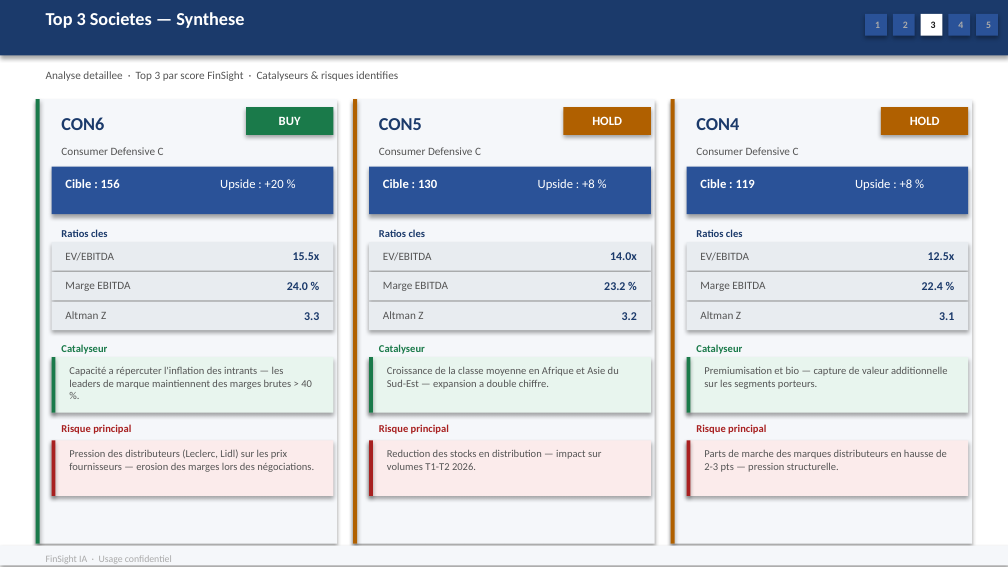
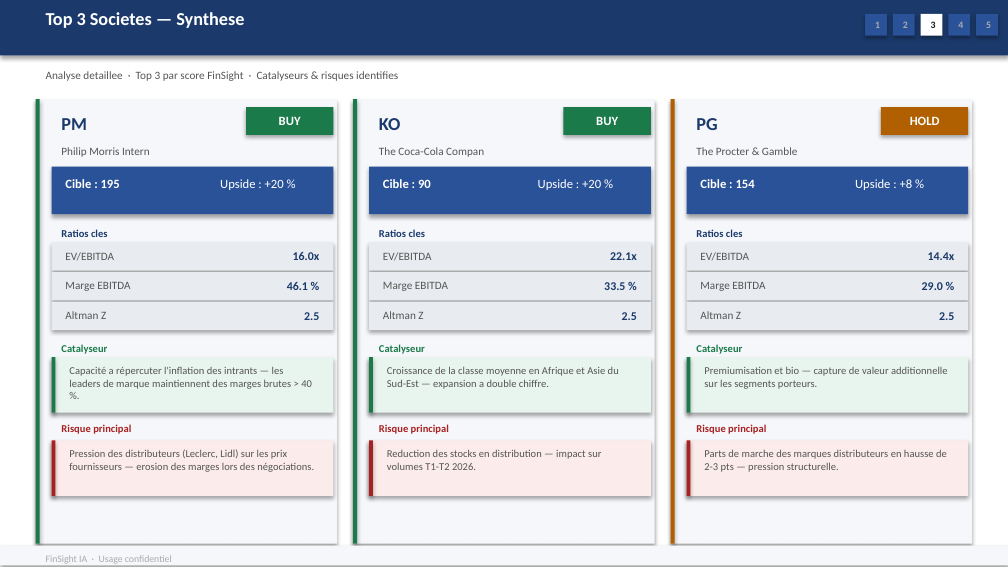
Before and after one commit to baptistejeh07-art/finsight-ia, a slide deck: slide 13 of preview/secteur_Consumer_Defensive_S&P_500/secteur_Consumer_Defensive_S&P_500.pptx. Drawn at 1008x567 pixels with LibreOffice and Linux fonts; fonts in the diff are those of the drawing. Boxes give left, top, right and bottom in pixels: in the first picture for what was removed or moved away, otherwise in the second. Text is boxed around its words. In the diff, an @@ line names an element or a change of style, - is before the commit and + after.

Commit message:
chore(preview): secteur_Consumer_Defensive_S&P_500 outputs regeneres

```diff
--- a/preview/secteur_Consumer_Defensive_S&P_500/secteur_Consumer_Defensive_S&P_500.pptx
+++ b/preview/secteur_Consumer_Defensive_S&P_500/secteur_Consumer_Defensive_S&P_500.pptx
@@ text at (x1=61, y1=118, x2=87, y2=130): text changed @@
-CON6
+PM
@@ rectangle at (x1=353, y1=99, x2=357, y2=543): fill #B06000 to #1A7A4A @@
@@ text at (x1=379, y1=118, x2=400, y2=130): text changed @@
-CON5
+KO
@@ rectangle at (x1=563, y1=107, x2=651, y2=135): fill #B06000 to #1A7A4A @@
@@ text at (x1=596, y1=116, x2=618, y2=125): text changed @@
-HOLD
+BUY
@@ text at (x1=696, y1=118, x2=717, y2=130): text changed @@
-CON4
+PG
@@ text at (x1=61, y1=147, x2=150, y2=157): text changed @@
-Consumer Defensive C
+Philip Morris Intern
@@ text at (x1=379, y1=147, x2=484, y2=157): text changed @@
-Consumer Defensive C
+The Coca-Cola Compan
@@ text at (x1=696, y1=147, x2=797, y2=155): text changed @@
-Consumer Defensive C
+The Procter & Gamble
@@ text at (x1=65, y1=179, x2=120, y2=188): text changed @@
-Cible : 156
+Cible : 195
@@ text at (x1=383, y1=179, x2=431, y2=188): text changed @@
-Cible : 130
+Cible : 90
@@ text at (x1=538, y1=179, x2=601, y2=190): text changed @@
-Upside : +8 %
+Upside : +20 %
@@ text at (x1=700, y1=179, x2=755, y2=188): text changed @@
-Cible : 119
+Cible : 154
@@ text at (x1=293, y1=252, x2=320, y2=260): text changed @@
-15.5x
+16.0x
@@ text at (x1=610, y1=252, x2=637, y2=260): text changed @@
-14.0x
+22.1x
@@ text at (x1=928, y1=252, x2=955, y2=260): text changed @@
-12.5x
+14.4x
@@ text at (x1=287, y1=282, x2=308, y2=290): text changed @@
-24.0 %
+46.1 %
@@ text at (x1=604, y1=282, x2=625, y2=290): text changed @@
-23.2 %
+33.5 %
@@ text at (x1=922, y1=282, x2=943, y2=290): text changed @@
-22.4 %
+29.0 %
@@ text at (x1=304, y1=312, x2=319, y2=320): text changed @@
-3.3
+2.5
@@ text at (x1=622, y1=312, x2=637, y2=320): text changed @@
-3.2
+2.5
@@ text at (x1=939, y1=312, x2=954, y2=320): text changed @@
-3.1
+2.5
```
Also in this commit, not shown: 13 other slides changed, 1 other file.
